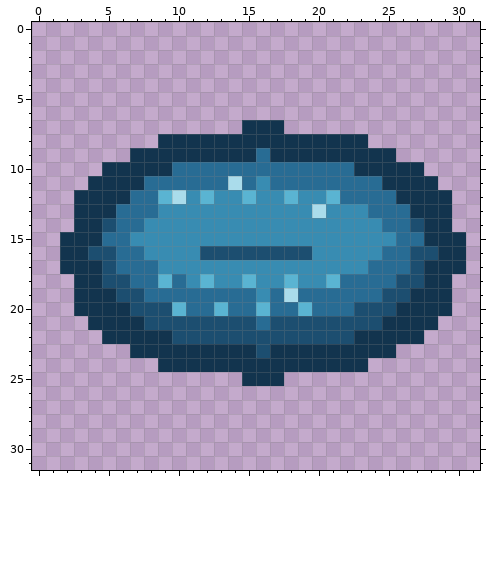
File history of a pixel-art file, art/ase/fish_spot_empty.ase. That is the earlier state.
32x32 pixels, 1 frame.
Now the later version:
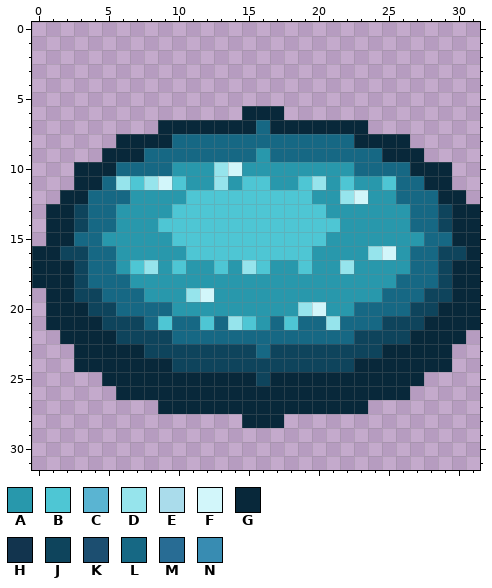
Palette (. is transparent): A #2898ac  B #4ec6d4  C #5ab4d2  D #96e4ec  E #aadceb  F #d2f6fa  G #08283a  H #12344e  J #0e445c  K #1c4e70  L #166884  M #286c94  N #388cb2
Change:
Changed rows in their new state; - is an unchanged pixel.
first column x 0:
 6 ---------------GGG--------------
 7 ---------GGGGGGGLGGGGGGG--------
 8 ------GGGGLLLLLLLLLLLLLGGGG-----
 9 -----GGGLLLLLLLLALLLLLLLLGGG----
10 ---GGGLLLLAAADFAAAAAAAALLLLGGG--
11 ---GGLDBDFBAADABBAABDABAABLLGG--
12 --GGLLLAAAABBBBBBBBBAADFAALLLGG-
13 -GGJLLAAAABBBBBBBBBBBAAAAAALLJGG
14 -GGJLLAAABBBBBBBBBBBBBAAAAALLJGG
15 -GGLLAAAAABBBBBBBBBBBAAAAAAALLGG
16 GGJJLLAAAAABBBBBBBBBAAAADFALLJJG
17 GGGJLLABDABAABADBAABAADAAAALLJGG
18 GGGJLLLAAAAAAAAAAAAAAAAAAALLLJGG
19 -GGJJLLLAAADFAAAAAAAAAAAALLLJJGG
20 -GGGJJLLLLAAAAAAAAADFAALLLLJJGGG
21 -GGGGJJJLBLLBLDBALBLLDLLLJJJGGGG
22 --GGGGJJJJLLLLLLLLLLLLLJJJJGGGG-
23 ---GGGGGJJJJJJJJLJJJJJJJJGGGGG--
24 ---GGGGGGGJJJJJJJJJJJJJGGGGGGG--
25 -----GGGGGGGGGGGJGGGGGGGGGGG----
26 ------GGGGGGGGGGGGGGGGGGGGG-----
27 ---------GGGGGGGGGGGGGGG--------
28 ---------------GGG--------------
Where, in picture pixels (left, top, right, bottom), the same in both pictures:
changed: (32, 106, 480, 428)
